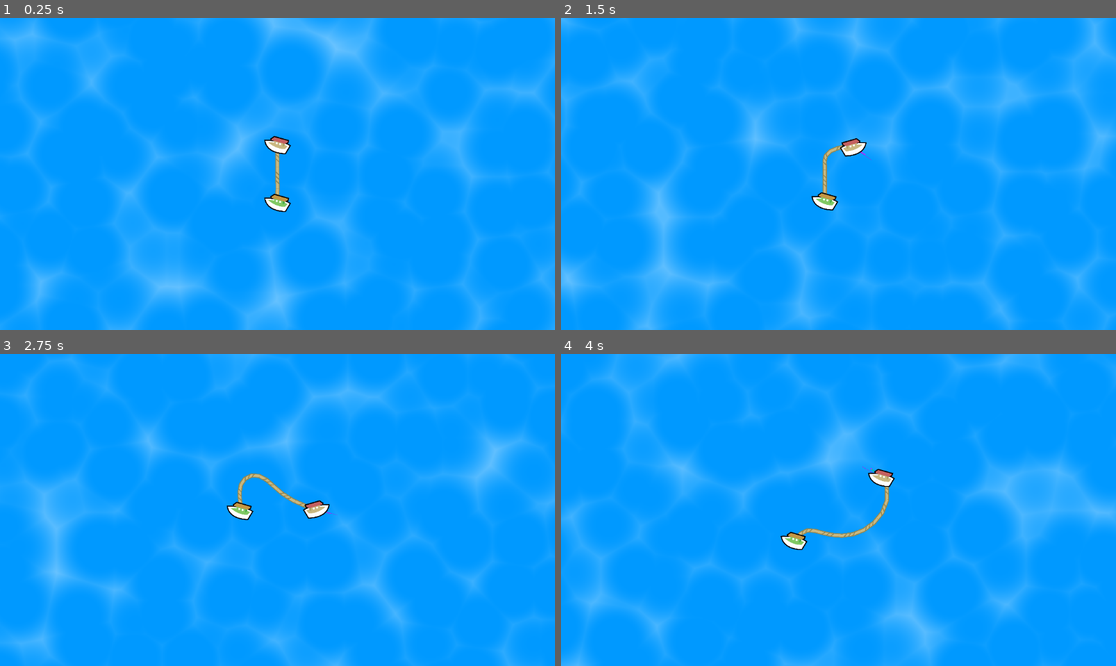
Above: before the commit, frames 1-4 (two rows, left to right).
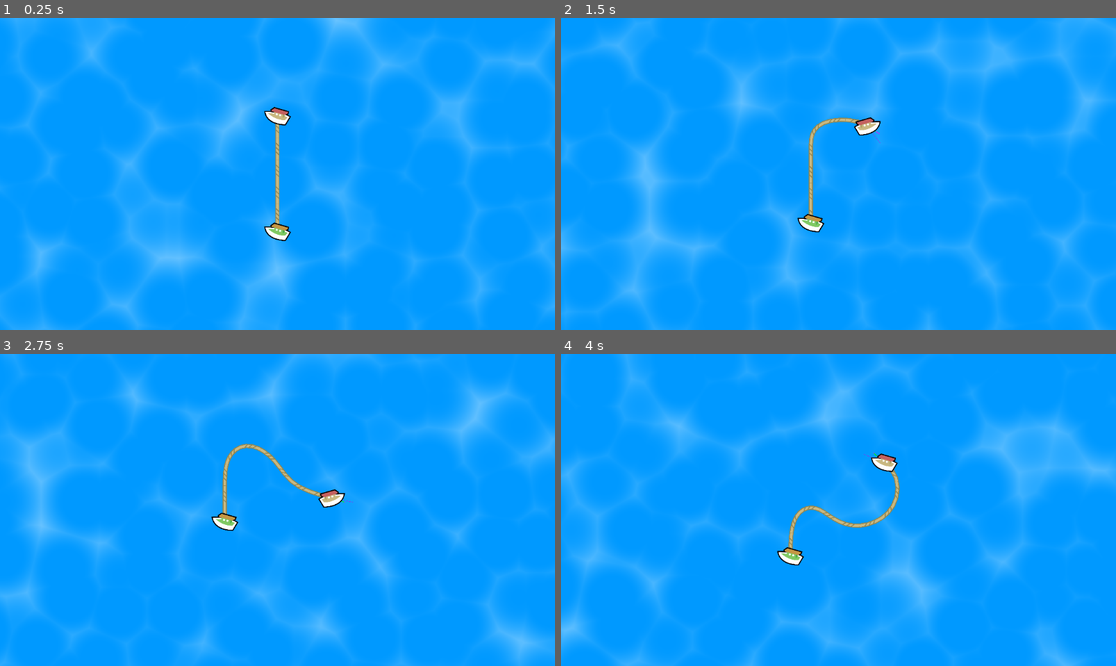
Above: after the commit, the same moments.

Repository: BLooperZ/Evenglide
Game: Godot game, scene res://ropes.tscn
The game is run twice, just before and just after one commit, with the same random seed, the same clock (stepped at 60 frames per second) and the same inputs.
Inputs:
- Up to frame 1 (0.25 s): no input
- Up to frame 2 (1.5 s): hold Right (p1_right) 0.53-1.28 s; hold Down (p1_down) from 1.28 s (still down)
- Up to frame 3 (2.75 s): release Down (p1_down) at 2.03 s; hold Right (p1_right) from 2.03 s (still down)
- Up to frame 4 (4 s): release Right (p1_right) at 2.78 s; hold Up (p1_up) 2.78-3.53 s; hold Left (p1_left) from 3.53 s (still down)

The runs differ from the first frame. In frame 1, 21% of the frame differs, in the area x 0-100%, y 0-100%; in frame 2, 25%; in frame 3, 25%; in frame 4, 26%.

Commit message:
Numbers for collision

Diff:
--- a/player.gd
+++ b/player.gd
@@ -1,9 +1,9 @@
 extends CharacterBody2D
 
 
-const SPEED = 1000.0
+const SPEED = 3000.0
 const TURN_RATE = 0.035
-const ACCELERATION = 0.01
+const ACCELERATION = 0.02
 
 @export var key_up: String = "p1_up"
 @export var key_down: String = "p1_down"
--- a/pull_node_2d.gd
+++ b/pull_node_2d.gd
@@ -2,10 +2,10 @@
 
 class_name PullJoint2D
 
-@export var k: float = 400.0
-@export var rest_length: float = 20.0
-@export var segment_factor: float = 0.002
-@export var compress_factor: float = 2.0
+@export var k: float = 2000.0
+@export var rest_length: float = 0.02
+@export var segment_factor: float = 0.02
+@export var compress_factor: float = 720.0
 
 var xnode_a
 var xnode_b
--- a/rope2d.gd
+++ b/rope2d.gd
@@ -10,8 +10,6 @@
 func create_joint():
 	var joint = PullJoint2D.new()
 	joint.softness = 16.0
-	joint.k = 400.0
-	joint.rest_length = 20.0
 	joint.angular_limit_enabled = true
 	joint.angular_limit_lower = -3
 	joint.angular_limit_upper = 3
@@ -21,6 +19,7 @@
 
 # Called when the node enters the scene tree for the first time.
 func _ready() -> void:
+
 	var seg = segment_scene.instantiate()
 	add_child(seg)
 	var last_seg = seg
--- a/rope_segment.gd
+++ b/rope_segment.gd
@@ -13,7 +13,7 @@
 
 	#rotation = 0
 	var shape = shape_node.shape
-	shape.height = distance / 2
-	shape.radius = 10
+	# shape.height = distance
+	# shape.radius = 10
 
 	#global_rotation = posn.angle_to(posp)
--- a/rope_segment.tscn
+++ b/rope_segment.tscn
@@ -3,6 +3,7 @@
 [ext_resource type="Script" uid="uid://b0gc514yw55gu" path="res://rope_segment.gd" id="1_gruai"]
 
 [sub_resource type="CapsuleShape2D" id="CapsuleShape2D_gruai"]
+height = 120.0
 
 [node name="RigidBody2D" type="RigidBody2D"]
 collision_layer = 16
--- a/ropes.tscn
+++ b/ropes.tscn
@@ -33,7 +33,7 @@
 segment_scene = ExtResource("2_mms8q")
 player1 = NodePath("../Player1")
 player2 = NodePath("../Player2")
-num_segments = 12
+num_segments = 32
 
 [node name="Camera2D" type="Camera2D" parent="." node_paths=PackedStringArray("keep_in_view")]
 zoom = Vector2(0.3, 0.3)
@@ -61,7 +61,7 @@
 texture = ExtResource("4_2hbx5")
 
 [node name="Player2" type="CharacterBody2D" parent="."]
-position = Vector2(0, 400)
+position = Vector2(0, 800)
 collision_layer = 64
 collision_mask = 128
 script = ExtResource("1_ayb1n")
Not shown: 1 places in ropes.tscn that only renumber resources
